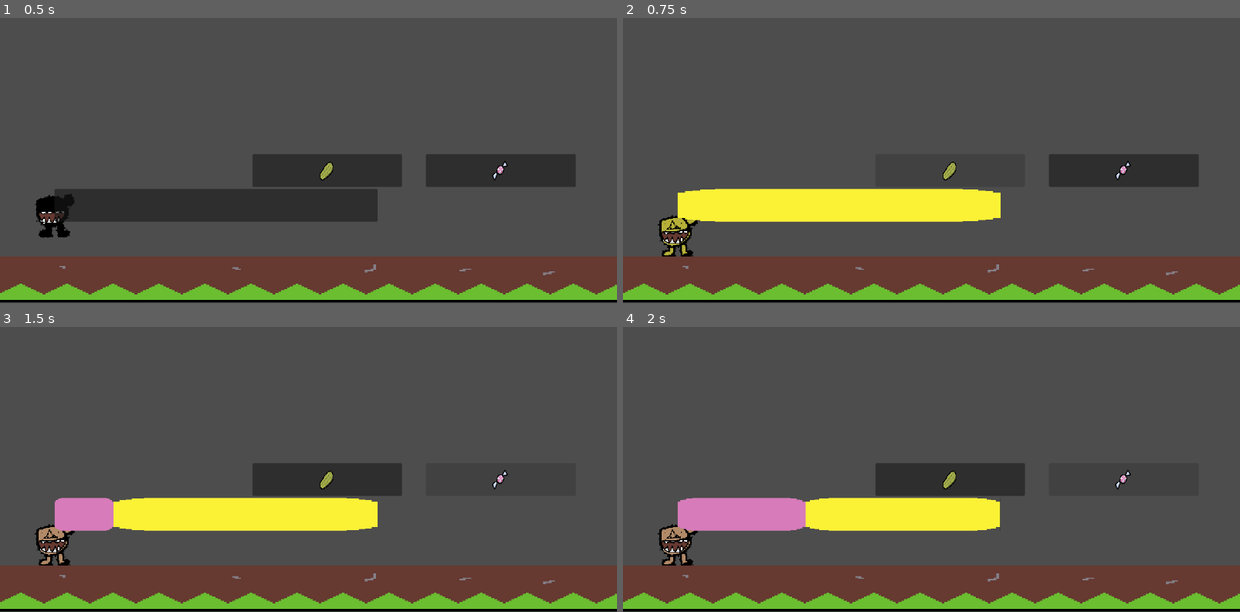
Above: before the commit, frames 1-4 (two rows, left to right).
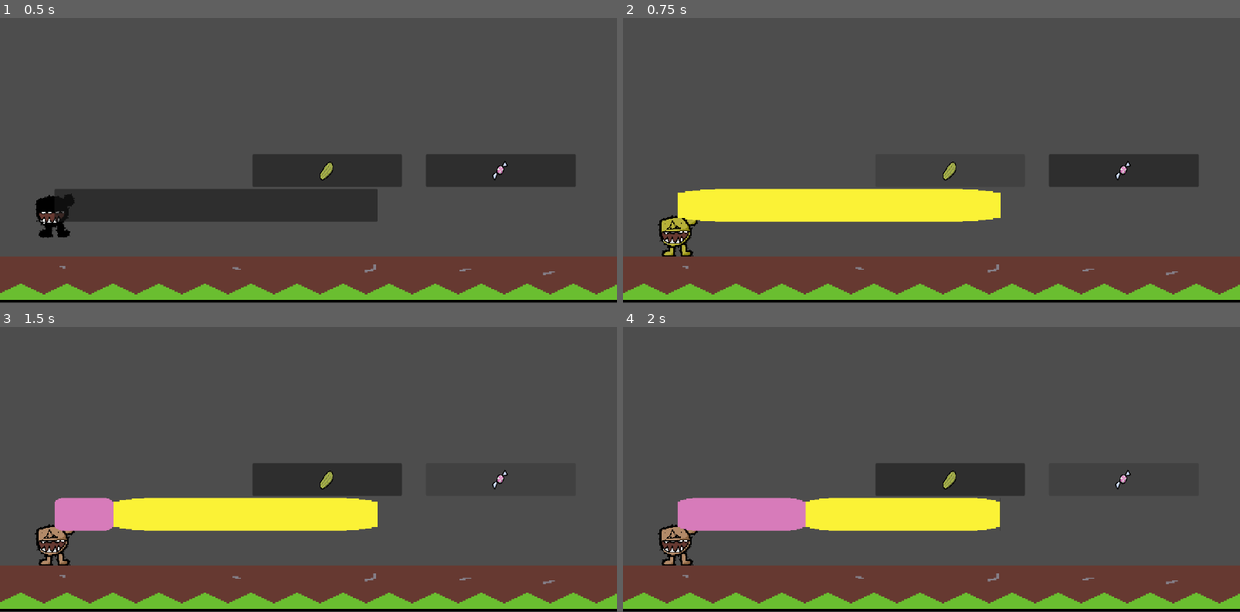
Above: after the commit, the same moments.

Repository: PixelNoam123/unidos-game-jam
Game: Godot game, scene res://level_one.tscn
Two runs of this game, one before a commit and one after it. Both use one fixed random seed, a clock stepped at 60 frames per second and the inputs below. The engine's default icon, where the game draws it, is replaced by a stand-in: a white triangle on a blue panel in a dark square.
Inputs (mouse positions are in pixels of both pictures, inside the frame that each line leads up to):
- Up to frame 1 (0.5 s): no input
- Up to frame 2 (0.75 s): click (950, 171) at 0.5 s
- Up to frame 3 (1.5 s): click (499, 480) at 1.25 s
- Up to frame 4 (2 s): no input

Frame 1 is identical in both runs. In frame 2, less than 0.1% of the frame differs, in the area x 7-12%, y 71-84%; in frame 3, less than 0.1%; in frame 4, less than 0.1%.

Commit message:
shadow fix

Diff:
--- a/player.gd
+++ b/player.gd
@@ -18,7 +18,7 @@
 	var avg_green = (sweet_color.g*PlayerVariables.sweet_prec) + (sour_color.g*PlayerVariables.sour_prec)
 	var avg_blue = (sweet_color.b*PlayerVariables.sweet_prec) + (sour_color.b*PlayerVariables.sour_prec)
 	var main_color = Color(avg_red,avg_green,avg_blue)
-	var shadow_color = Color(avg_red-40,avg_green-40,avg_blue-40)
+	var shadow_color = Color(avg_red-0.15,avg_green-0.15,avg_blue-0.15)
 	var img: Image = texture.get_image()
 	for y in range(img.get_height()):
 		for x in range(img.get_width()):
